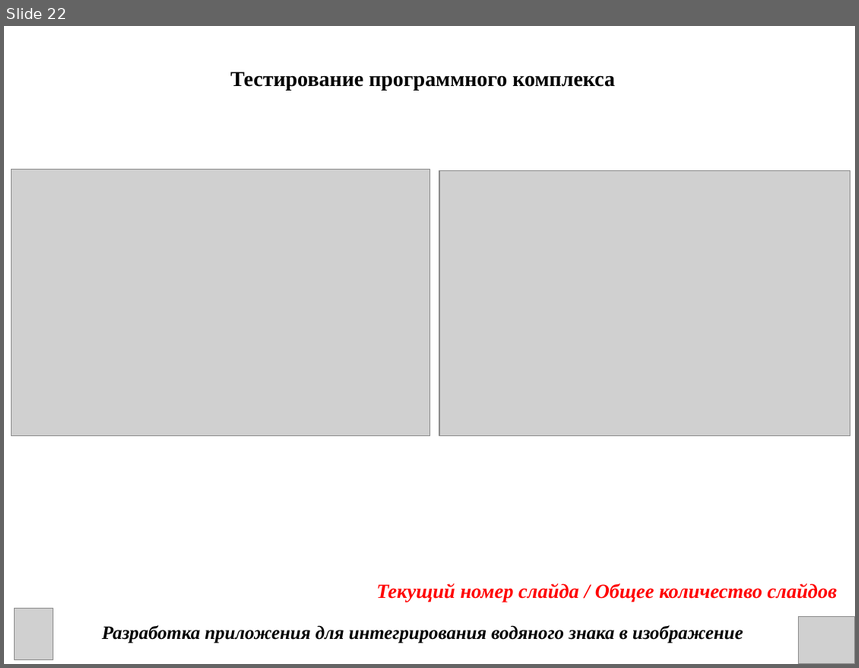
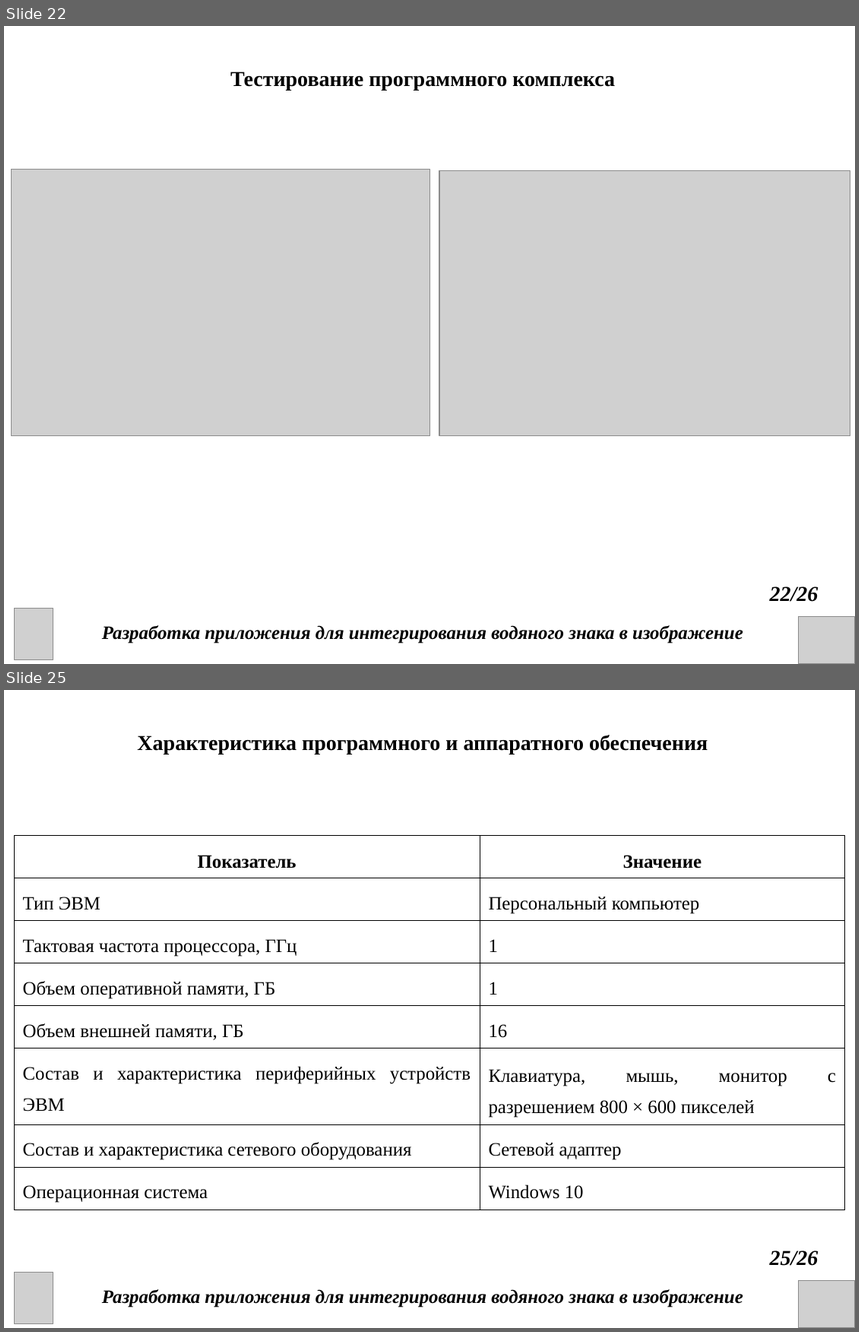
Before and after one commit to DanChoys1/DanChoys, a slide deck: КП презентация.ppt. Shown one above the other, each under a label of ours: slide 22 before the commit, slides 22 and 25 after it; the slides between them are not shown. The pictures are 859x668 and 859x1332 pixels, drawn with LibreOffice and Linux fonts; fonts in the diff are those of the drawing; grey boxes stand for pictures. Boxes give left, top, right and bottom in pixels: in the first picture for what was removed or moved away, otherwise in the second. Text is boxed around its words. In the diff, an @@ line names an element or a change of style, - is before the commit and + after.

```diff
--- a/КП презентация.ppt
+++ b/КП презентация.ppt
@@ slide 25 added at (4,690,855,1328), background #FFFFFF @@
@@ text added at (137,735,708,754), 18 pt, text #000000, bold @@
+Xарактеристика программного и аппаратного обеспечения
@@ table added at (14,836,845,1206), 8 rows, 2 columns @@
+Показатель | Значение
+Тип ЭВМ | Персональный компьютер
+Тактовая частота процессора, ГГц | 1
+Объем оперативной памяти, ГБ | 1
+Объем внешней памяти, ГБ | 16
+Состав и характеристика периферийных устройств ЭВМ | Клавиатура, мышь, монитор с разрешением 800 × 600 пикселей
+Состав и характеристика сетевого оборудования | Сетевой адаптер
+Операционная система | Windows 10
@@ text added at (770,1251,819,1266), 18 pt, text #000000, bold, italic @@
+25/26
@@ picture added at (14,1273,53,1325) @@
@@ picture added at (798,1281,855,1328) @@
@@ text added at (102,1290,743,1308), 16 pt, text #000000, bold, italic @@
+Разработка приложения для интегрирования водяного знака в изображение
@@ slide 22 changed as well @@
@@ text removed at (376,584,837,603) @@
-Текущий номер слайда / Общее количество слайдов
@@ text added at (770,587,819,602), 18 pt, text #000000, bold, italic @@
+22/26
```
Also in this commit, not shown: 21 other slides changed, 3 other slides added, 1 slide removed, 1 other file.
